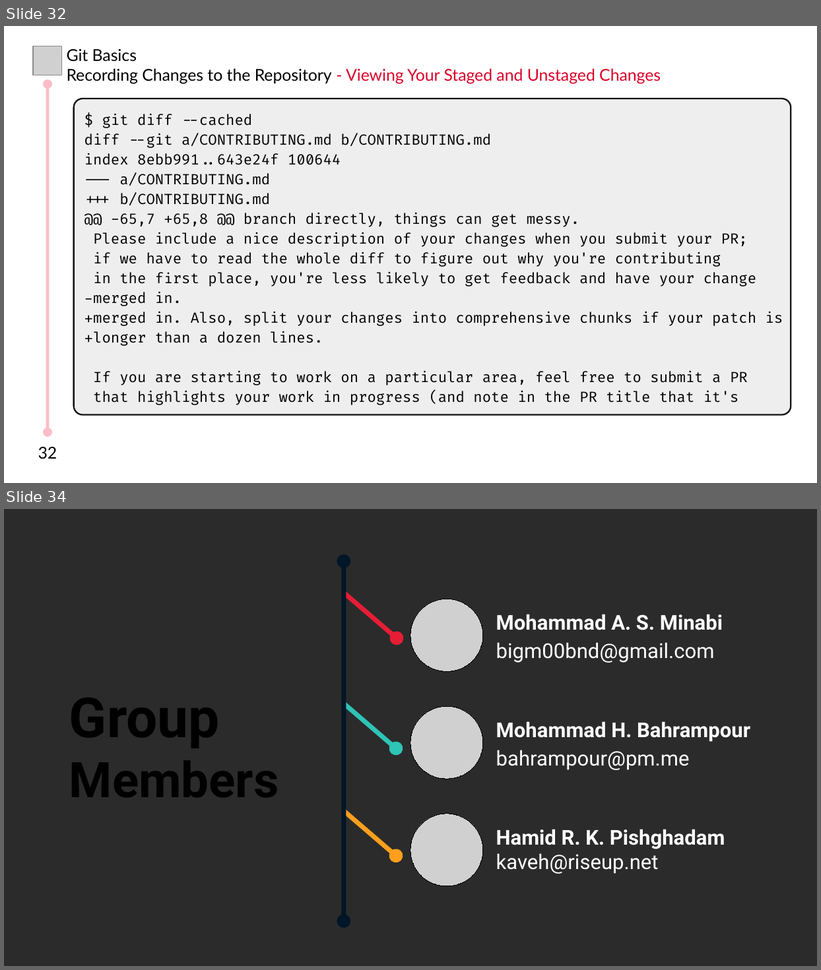
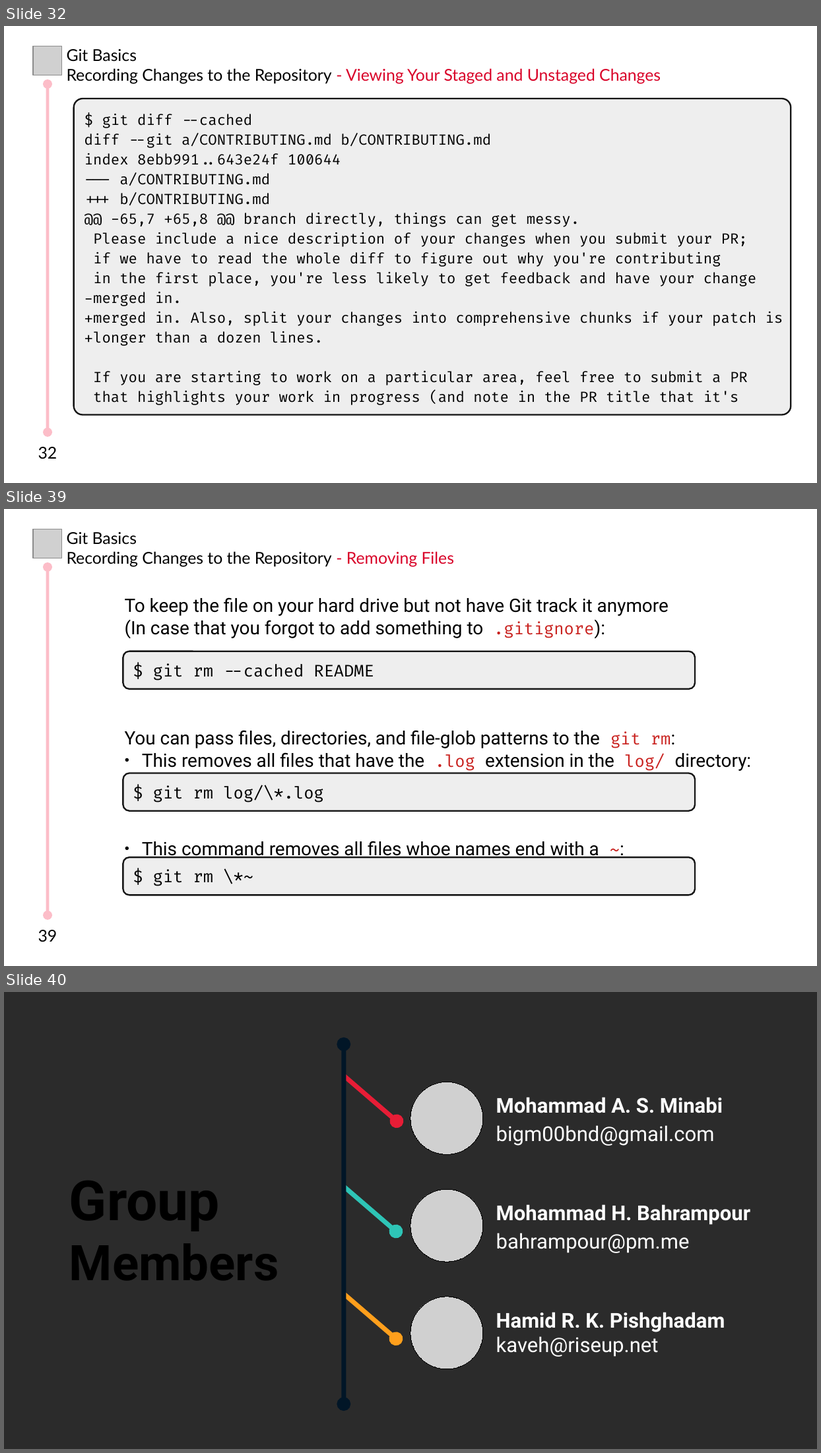
Before and after one commit to MHBahrampour/git-presentation-files, a slide deck: Chapter 2/Chapter 2.odp. Shown one above the other, each under a label of ours: slides 32 and 34 before the commit, slides 32, 39 and 40 after it; the slides between them are not shown. The pictures are 821x970 and 821x1453 pixels, drawn with LibreOffice and Linux fonts; fonts in the diff are those of the drawing; grey boxes stand for pictures; background and template pictures are left out; a plain dark background stands for a picture behind light text. Boxes give left, top, right and bottom in pixels: in the first picture for what was removed or moved away, otherwise in the second. Text is boxed around its words. In the diff, an @@ line names an element or a change of style, - is before the commit and + after.

```diff
--- a/Chapter 2/Chapter 2.odp
+++ b/Chapter 2/Chapter 2.odp
@@ slide 39 added at (x1=4, y1=509, x2=817, y2=966), background #FFFFFF @@
@@ picture added at (x1=33, y1=529, x2=61, y2=559) @@
@@ text added at (x1=67, y1=532, x2=455, y2=567), 16 pt, text #000000 @@
+Git Basics
+Recording Changes to the Repository - Removing Files
@@ double arrow added from (48, 567) to (48, 916), #FCBDC8 3 pt @@
@@ text added at (x1=125, y1=597, x2=752, y2=859), 18 pt, text #000000 @@
+To keep the file on your hard drive but not have Git track it anymore
+(In case that you forgot to add something to .gitignore):
+You can pass files, directories, and file-glob patterns to the git rm:
+● This removes all files that have the .log extension in the log/ directory:
+● This command removes all files whoe names end with a ~:
@@ rounded rectangle added at (x1=123, y1=652, x2=696, y2=689), fill #EEEEEE, outline #151515 1.5 pt, 16 pt, text #000000 @@
+$ git rm --cached README
@@ rounded rectangle added at (x1=123, y1=773, x2=696, y2=811), fill #EEEEEE, outline #151515 1.5 pt, 16 pt, text #000000 @@
+$ git rm log/\*.log
@@ rounded rectangle added at (x1=123, y1=858, x2=696, y2=896), fill #EEEEEE, outline #151515 1.5 pt, 16 pt, text #000000 @@
+$ git rm \*~
@@ text added at (x1=38, y1=930, x2=57, y2=943), 16 pt, text #000000 @@
+39
@@ what was slide 34 is now slide 40 @@
```
Also in this commit, not shown: 1 slide changed, 5 other slides added.
